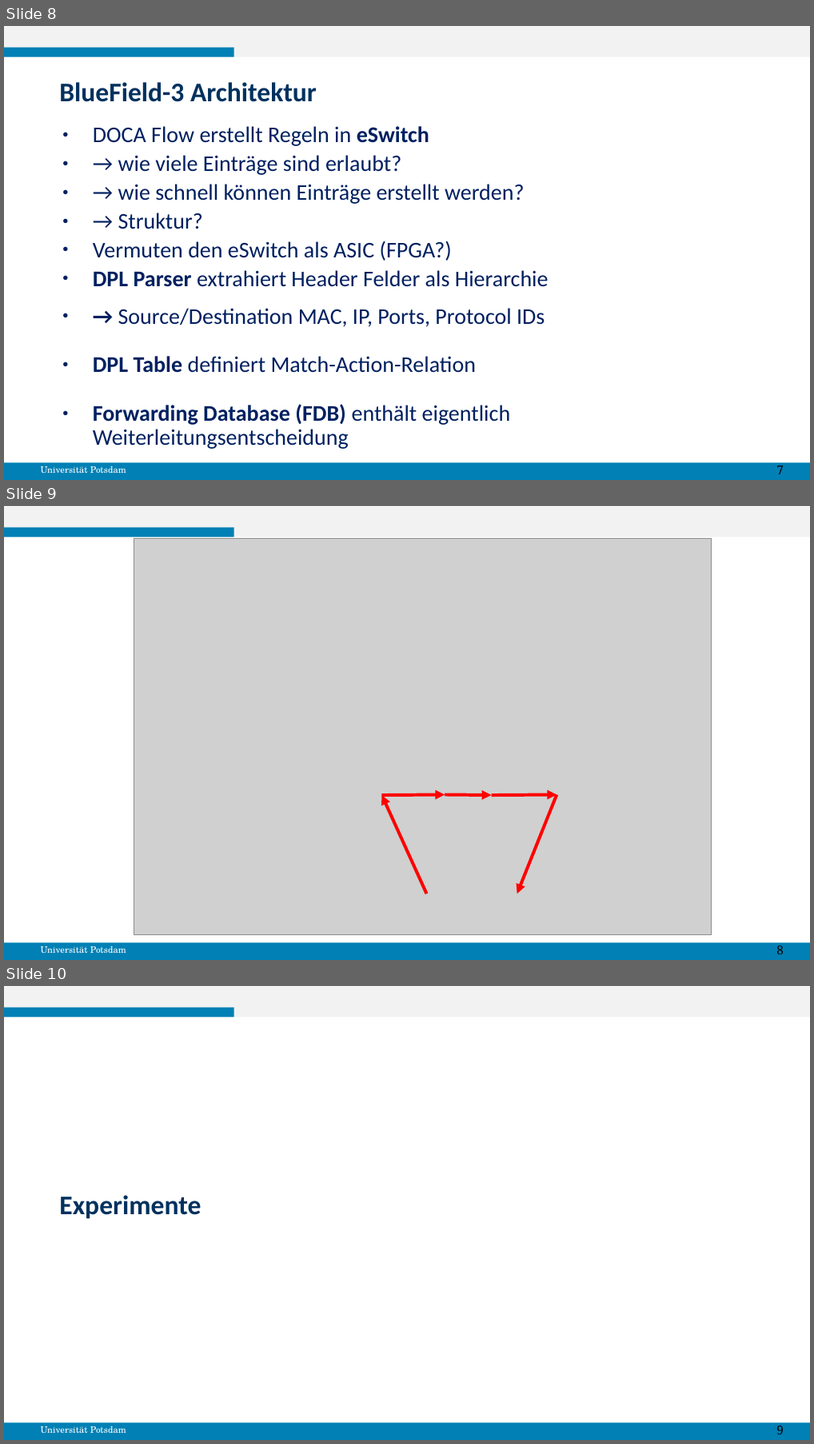
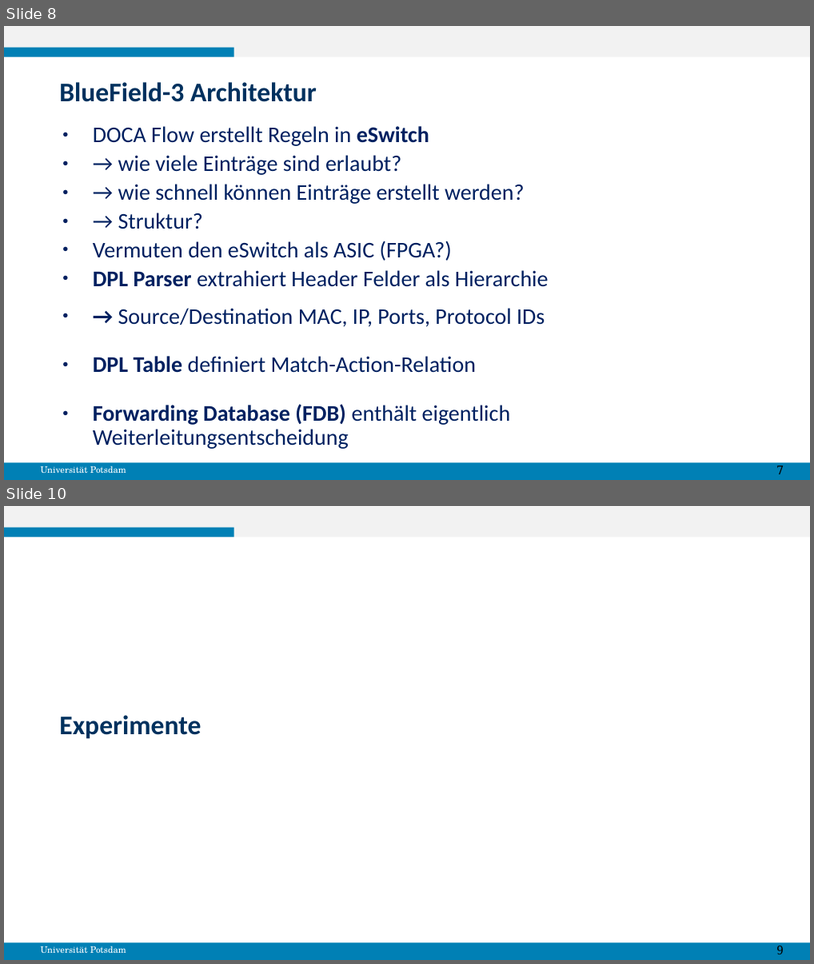
Before and after one commit to gespel/XenoFlow, a slide deck: docs/MasterPraktikumBericht.odp. Shown one above the other, each under a label of ours: slides 8, 9 and 10 before the commit, slides 8 and 10 after it; the slides between them are not shown. The pictures are 814x1444 and 814x964 pixels, drawn with LibreOffice and Linux fonts; fonts in the diff are those of the drawing; grey boxes stand for pictures. Boxes give left, top, right and bottom in pixels: in the first picture for what was removed or moved away, otherwise in the second. Text is boxed around its words. In the diff, an @@ line names an element or a change of style, - is before the commit and + after.

```diff
--- a/docs/MasterPraktikumBericht.odp
+++ b/docs/MasterPraktikumBericht.odp
@@ slide 9 removed at <box>4,506,810,960</box>, background #FFFFFF; not listed: 4 template elements that a slide beside it also shows @@
@@ picture removed at <box>134,538,712,934</box> @@
@@ rectangle removed at <box>55,600,718,903</box> @@
@@ arrow removed from (426, 893) to (382, 795) @@
@@ arrow removed from (382, 795) to (445, 795) @@
@@ arrow removed from (445, 795) to (492, 795) @@
@@ arrow removed from (492, 795) to (557, 795) @@
@@ arrow removed from (557, 795) to (518, 893) @@
@@ text removed at <box>777,945,784,954</box> @@
-8
```
Also in this commit, not shown: 2 slides changed, 2 slides added, 1 other slide removed.
